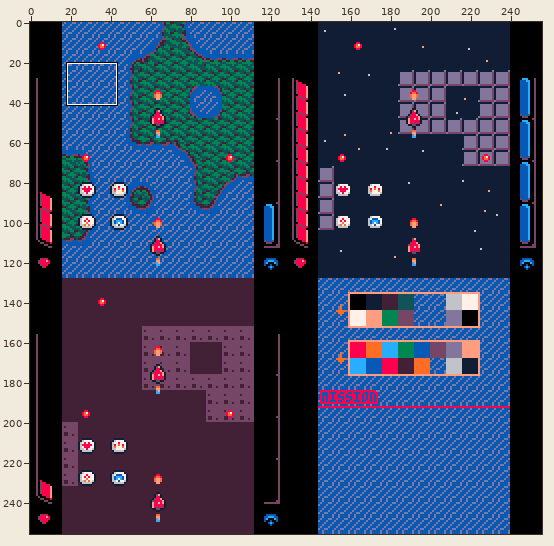
A pixel-art file gets an edit: mockup/mockup 02 - vertical.aseprite. The picture above shows the old version from afar; the outline marks the close-up.
Close-up. Before:
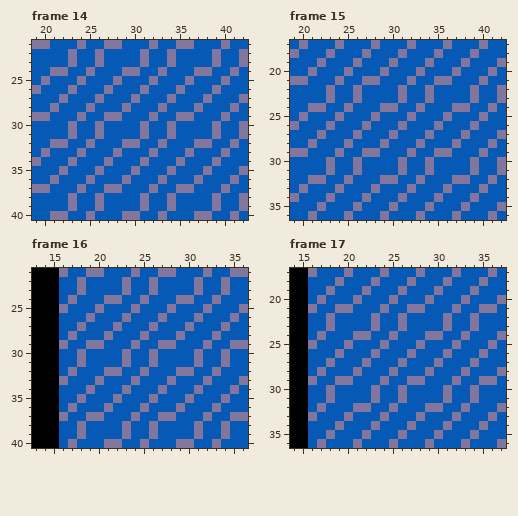
256x256 pixels, 48 frames. Shown: frame 14: x 19..42, y 21..40; frame 15: x 19..42, y 17..36; frame 16: x 13..36, y 21..40; frame 17: x 14..37, y 17..36. The commit also changed other frames or places, which this record leaves out.
And afterwards:
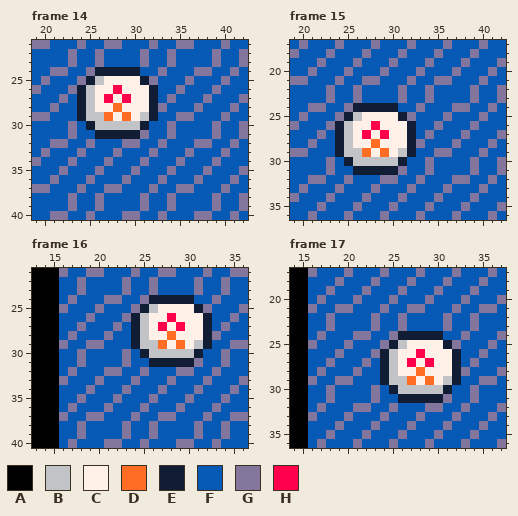
Palette (. is transparent): A #000000  B #c2c3c7  C #fff1e8  D #ff6c24  E #111d35  F #065ab5  G #83769c  H #ff004d
Change:
layer "bg - waves" added
layer "behind - tiles" removed
Changed rows in their new state; - is an unchanged pixel.
Frame 14, layer "powerups":
first column x 24:
24 --EEEEE--
25 -EBCCCCE-
26 EBCCHCCCE
27 EBCHCHCCE
28 EBCCDCCCE
29 EBBDCDCBE
30 -EBBBBBE-
31 --EEEEE--
Frame 15, layer "powerups": the same change as frame 14
Frame 16, layer "powerups": the same change as frame 14
Frame 17, layer "powerups": the same change as frame 14
Pixel boxes of the changes (left, top, right, bottom) in both close-ups:
changed: (77, 67, 158, 139)
changed: (335, 103, 416, 175)
changed: (131, 295, 212, 367)
changed: (380, 331, 461, 403)
